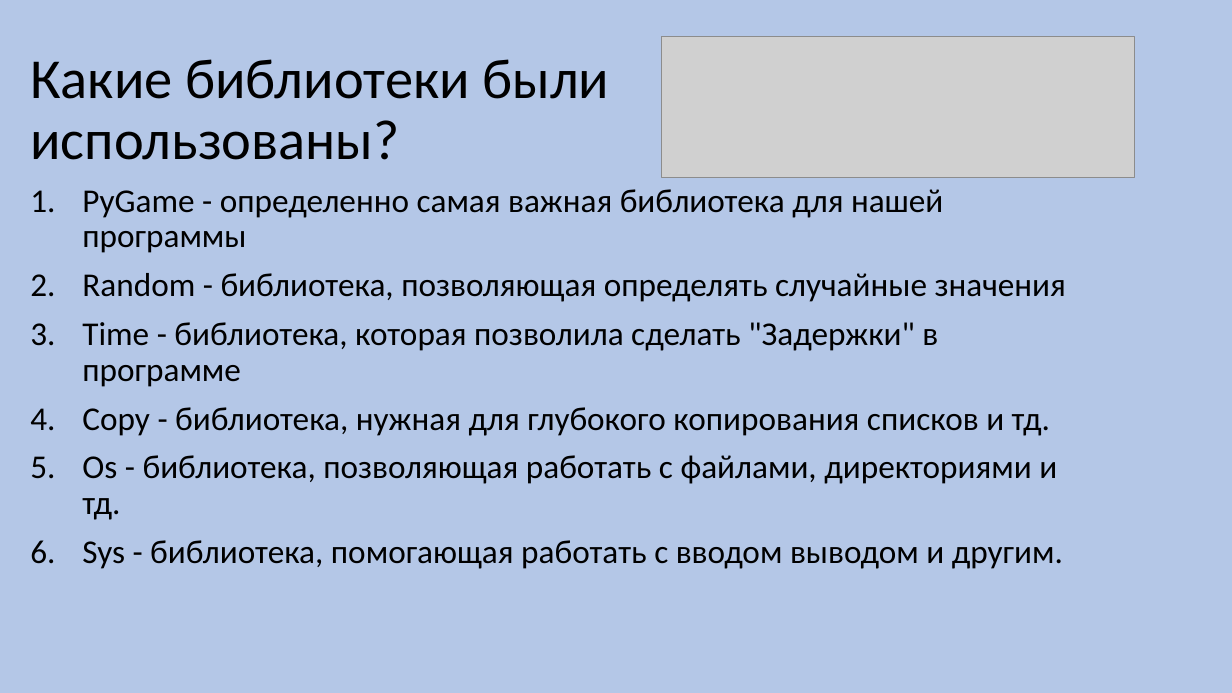
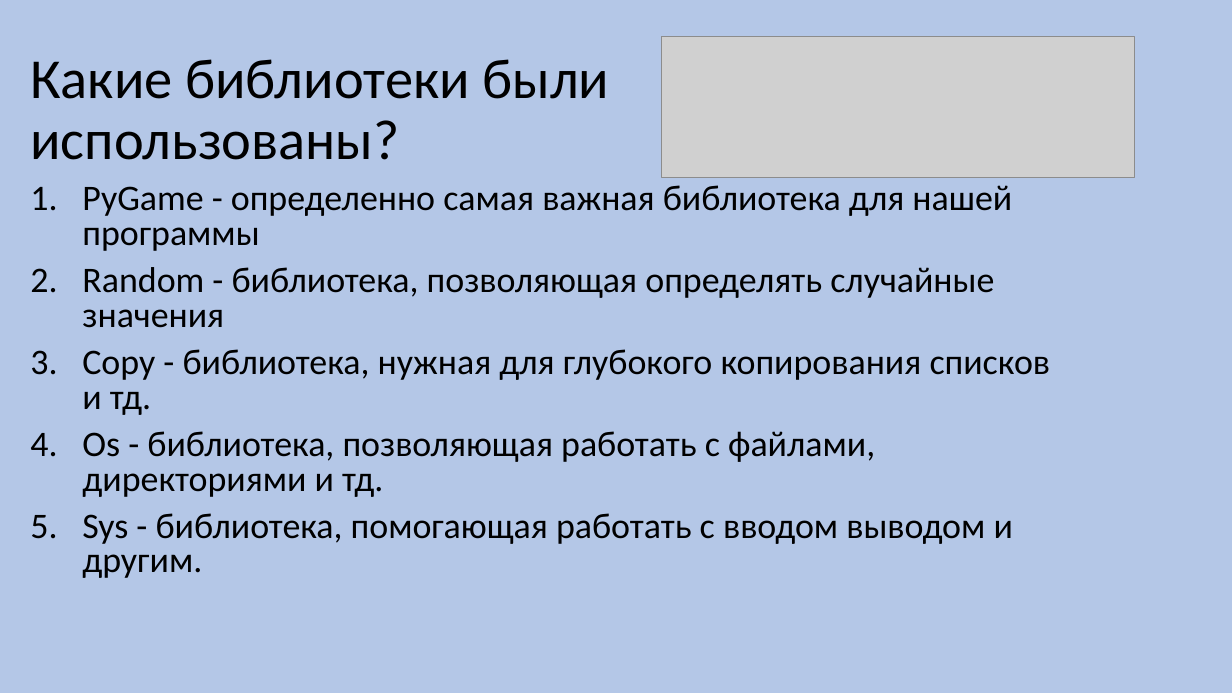
Before and after one commit to alwayskaylees/seabattle, a slide deck: slide 4 of seabattle.pptx. Drawn at 1232x693 pixels with LibreOffice and Linux fonts; fonts in the diff are those of the drawing; grey boxes stand for pictures. Boxes give left, top, right and bottom in pixels: in the first picture for what was removed or moved away, otherwise in the second. Text is boxed around its words. In the diff, an @@ line names an element or a change of style, - is before the commit and + after.

Commit message:
LAST VERSION

```diff
--- a/seabattle.pptx
+++ b/seabattle.pptx
@@ text "PyGame - определенно самая важная ..." at (x1=82, y1=185, x2=1051, y2=578): size 25.9 to 28 pt; line spacing 0.9 to 0.8 @@
@@ text at (x1=82, y1=322, x2=938, y2=387): paragraph removed @@
-3. Time - библиотека, которая позволила сделать "Задержки" в программе
```
